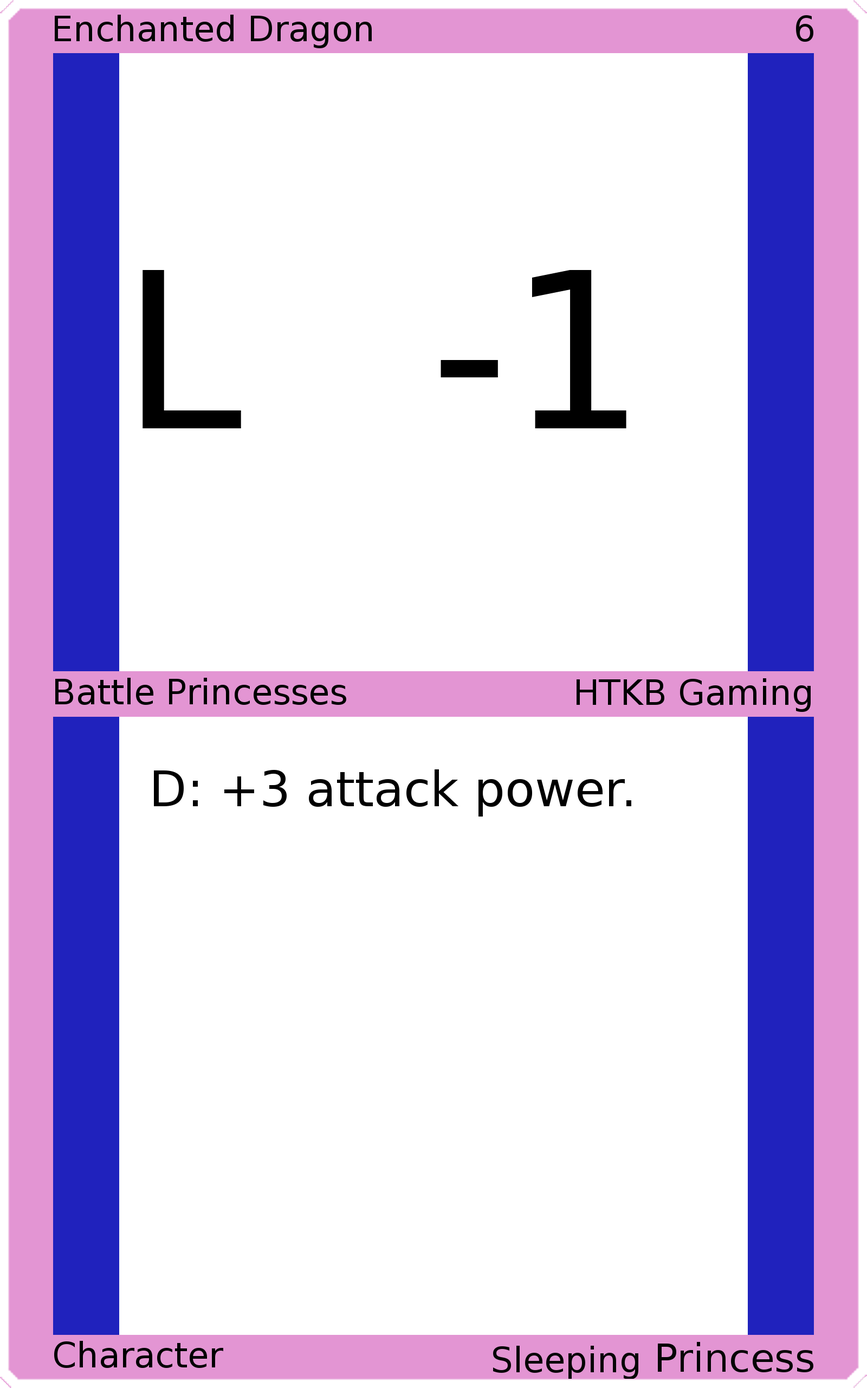
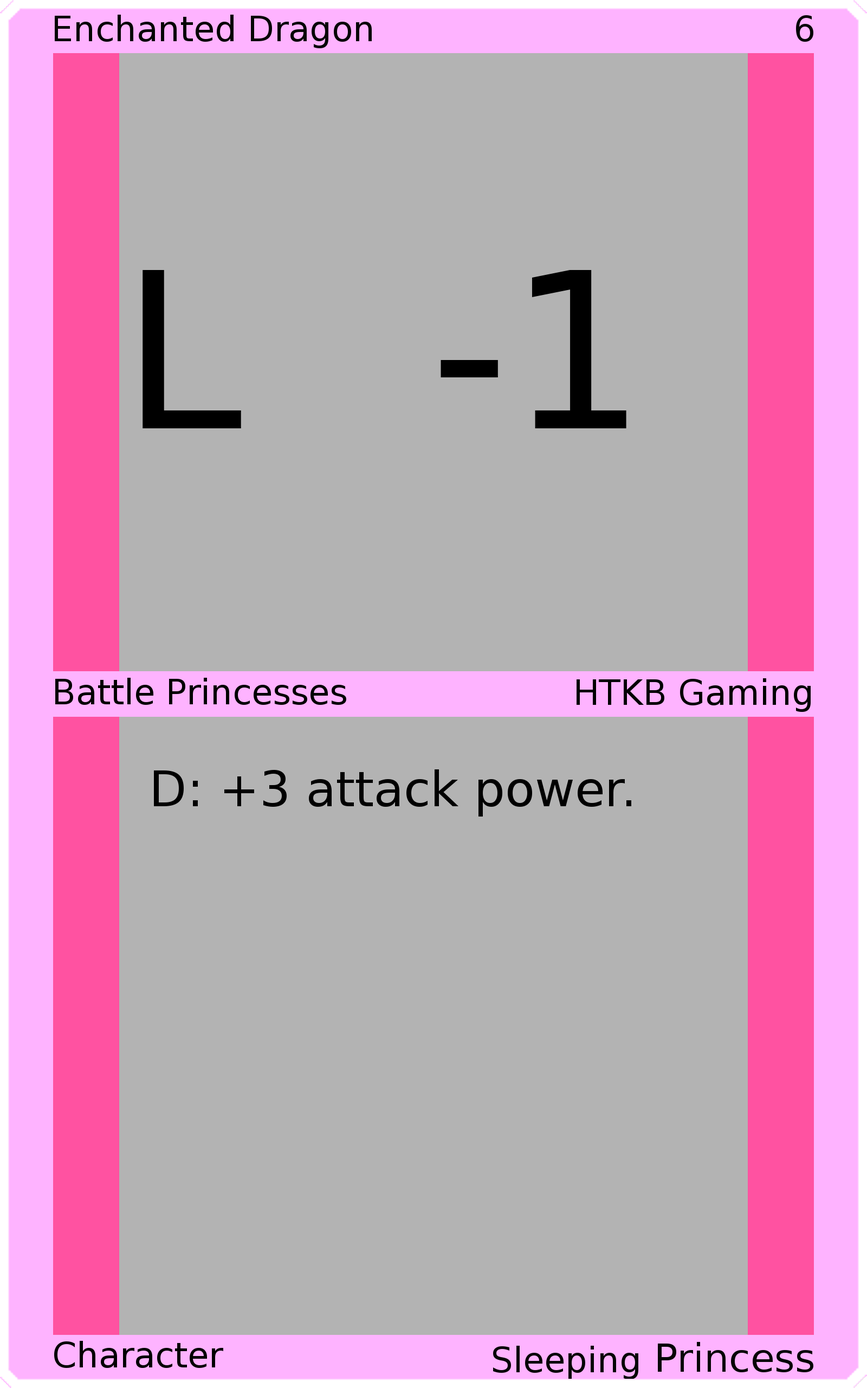
Layer changes from the first (867, 1388) image to the second:
painted on "Border" over 0, 0, 867, 1388
painted on "Top Background" over 119, 52, 748, 673
painted on "Bottom Background" over 119, 715, 748, 1336
painted on "Background" over 35, 35, 832, 1352
